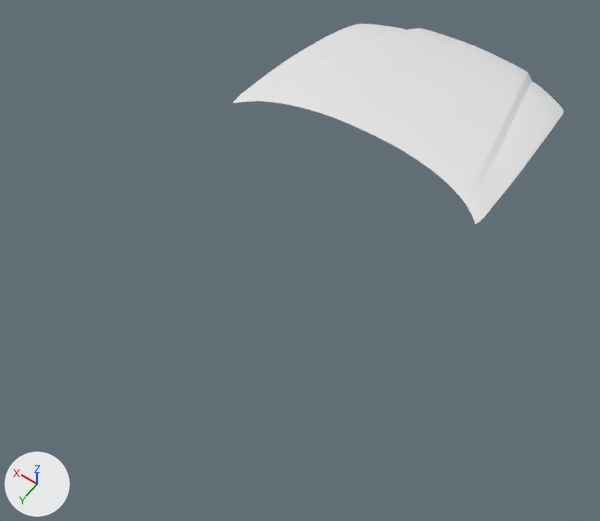
Renders of the Blender file ver1-bnr34.blend from each side of a commit.
The view is the same before and after, from a 50 mm lens placed at (-2.37, 1.71, 3.72), pointed at (-0.86, -0.4, 0.4). Arrows for +X, +Y and +Z are at lower left; the lights stay in place.

Before the edit, the objects in view are built like this:
```python
me_cube_002 = bpy.data.meshes.new('Cube.002')
me_cube_002.from_pydata(...)  # 318 vertices, 284 faces; spans x -0.99..0.0, y -3.35..-1.43, z 0.92..1.26
me_cube_012 = bpy.data.meshes.new('Cube.012')
me_cube_012.from_pydata(...)  # 45 vertices, 0 faces, 45 loose edges; spans x -1.17..-1.02, y -1.42..0.42, z 0.4..1.23
ob_door = bpy.data.objects.new('door', me_cube_012)
ob_door.location = (-0.9, 0.302, 0.0)
ob_door.scale = (0.716, 0.716, 0.716)
_m = ob_door.modifiers.new('Mirror', 'MIRROR')
ob_hood = bpy.data.objects.new('hood', me_cube_002)
ob_hood.location = (-0.9, 0.302, 0.0)
ob_hood.scale = (0.716, 0.716, 0.716)
_m = ob_hood.modifiers.new('Mirror', 'MIRROR')
_m = ob_hood.modifiers.new('Subdivision', 'SUBSURF')
```
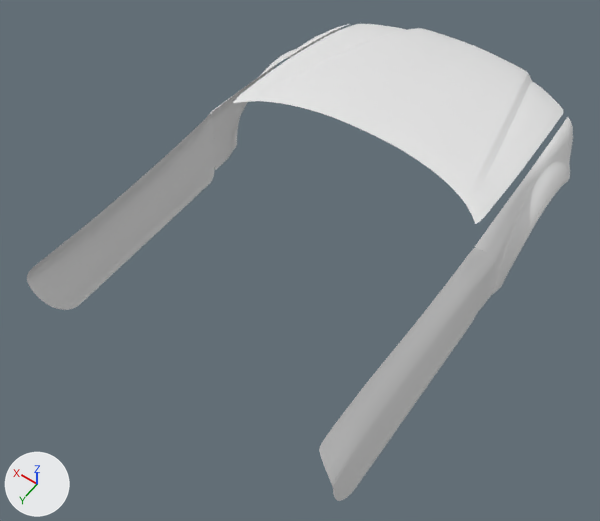
Changed parts and their boxes (x1, y1, x2, y2) in the pictures (600 x 521 px):
'door', now drawn
    after: (27, 112, 494, 501)
'front fender ALTERNATIVE', added
    after: (211, 24, 573, 310)

The change, as a diff of the scene's bpy script:
```diff
--- a/ver1-bnr34.blend.py
+++ b/ver1-bnr34.blend.py
@@ me_cube_012 @@
 # used by ob_door; location = (-0.9, 0.302, 0.0); scale = (0.716, 0.716, 0.716)
-me_cube_012.from_pydata(...)  # 45 vertices, 0 faces, 45 loose edges; spans x -1.17..-1.02, y -1.42..0.42, z 0.4..1.23
+me_cube_012.from_pydata(...)  # 234 vertices, 204 faces; spans x -1.17..-1.02, y -1.42..0.42, z 0.4..1.23
+# me_cube_012 part 1: 3 vertices moved from x -1.04..-1.03, y -0.92..-0.43, z 1.18..1.19 to x -1.04..-1.03, y -0.67..-0.33, z 1.18..1.19; 2 vertices removed from x -1.04..-1.02, y -1.1..-0.05, z 1.19..1.21; 191 vertices added at x -1.16..-1.02, y -1.3..0.25, z 0.4..1.22
@@ me_cube_017 @@
+me_cube_017.from_pydata(...)  # 353 vertices, 288 faces, 23 loose edges; spans x -1.21..-0.92, y -3.01..-1.29, z 0.47..1.22
@@ ob_front_fender_alternative @@
+ob_front_fender_alternative = bpy.data.objects.new('front fender ALTERNATIVE', me_cube_017)
+ob_front_fender_alternative.location = (-0.9, 0.302, 0.0)
+ob_front_fender_alternative.scale = (0.716, 0.716, 0.716)
+_m = ob_front_fender_alternative.modifiers.new('Mirror', 'MIRROR')
+_m = ob_front_fender_alternative.modifiers.new('Subdivision', 'SUBSURF')
```
